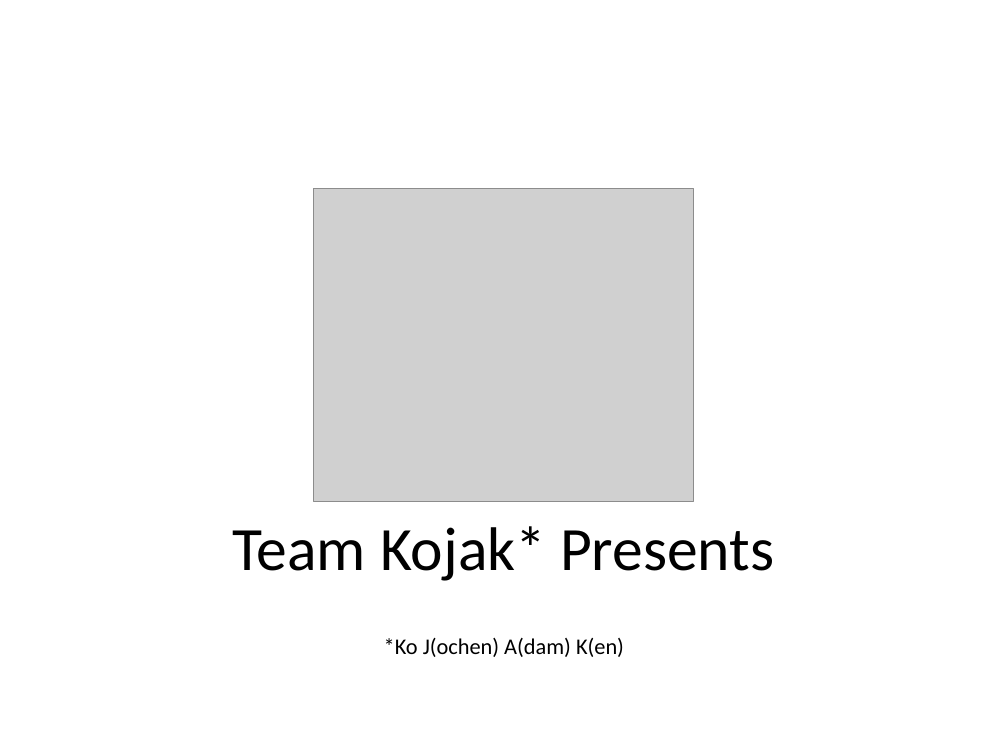
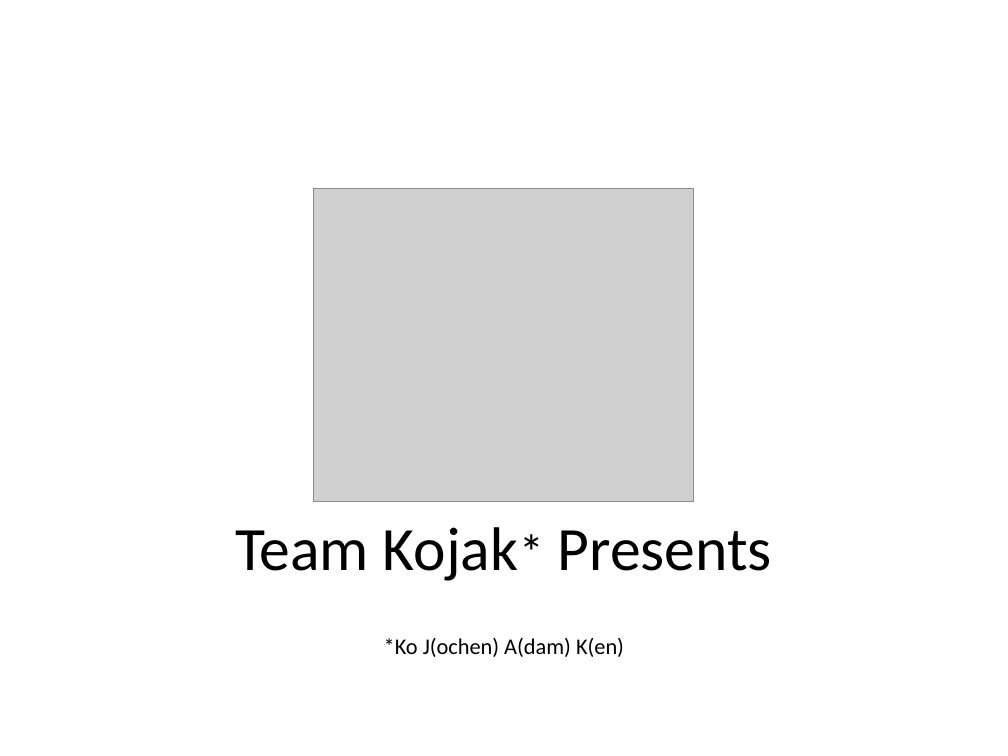
Before and after one commit to mustard57/SYTYCD, a slide deck: slide 2 of presentation/SYTYCD.TeamKojak.pptx. Drawn at 1008x756 pixels with LibreOffice and Linux fonts; fonts in the diff are those of the drawing; grey boxes stand for pictures. Boxes give left, top, right and bottom in pixels: in the first picture for what was removed or moved away, otherwise in the second. Text is boxed around its words. In the diff, an @@ line names an element or a change of style, - is before the commit and + after.

```diff
--- a/presentation/SYTYCD.TeamKojak.pptx
+++ b/presentation/SYTYCD.TeamKojak.pptx
@@ title "Team Kojak* Presents" at (235,527,772,581): size 44 to 36 pt in "Kojak*" @@
```
Also in this commit, not shown: 1 slide added.
